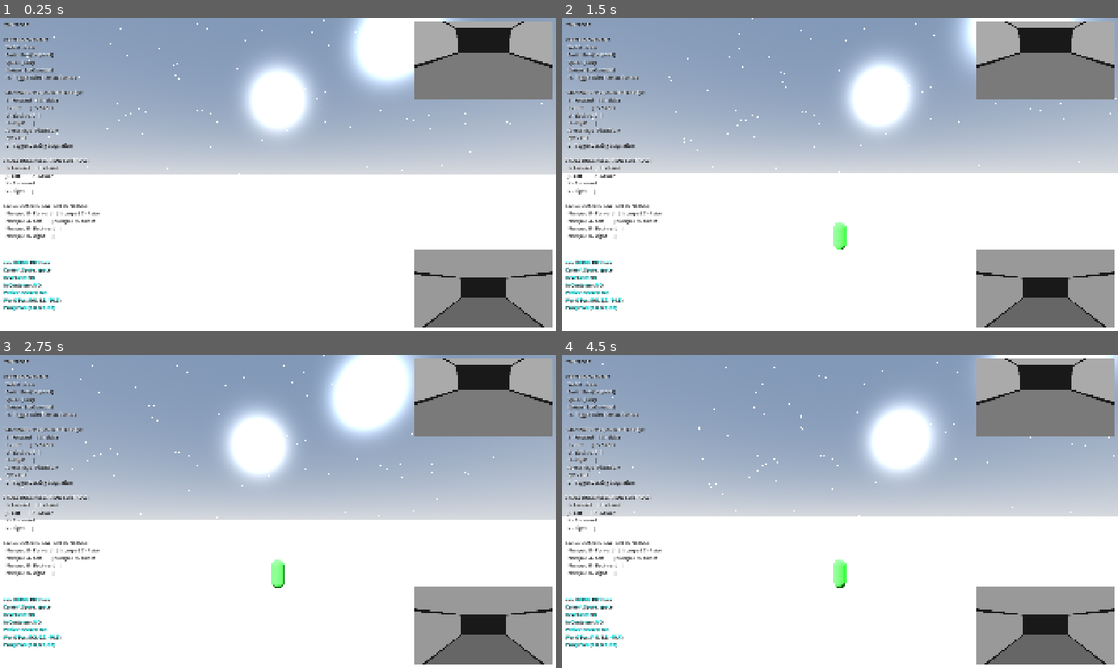
Above: before the commit, frames 1-4 (two rows, left to right).
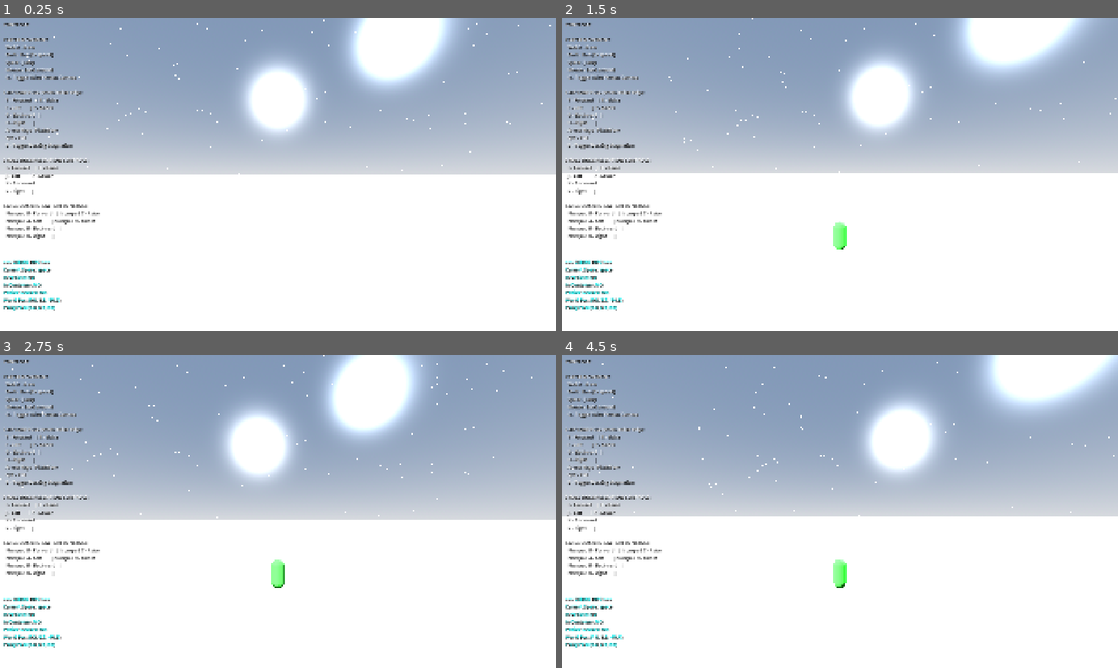
Above: after the commit, the same moments.

Repository: lmf-git/godotinteriortest
Game: Godot game, scene res://main.tscn
The game is run twice, just before and just after one commit, with the same random seed, the same clock (stepped at 60 frames per second) and the same inputs.
Inputs (mouse positions are in pixels of both pictures, inside the frame that each line leads up to):
- Up to frame 1 (0.25 s): no input
- Up to frame 2 (1.5 s): tap Enter at 0.5 s; move the mouse to (867, 174) at 0.52 s; hold Up (ui_up) from 0.53 s (still down); tap O at 0.6 s; tap Space (ui_accept) at 0.77 s; move the mouse to (812, 174) at 1.27 s; tap Shift at 1.35 s
- Up to frame 3 (2.75 s): keep holding Up (ui_up); tap Space (ui_accept) at 1.52 s; move the mouse to (289, 505) at 2.02 s; hold T from 2.03 s (still down)
- Up to frame 4 (4.5 s): keep holding Up (ui_up); move the mouse to (834, 517) at 2.77 s; release T at 2.78 s; tap G at 2.85 s; tap Space (ui_accept) at 3.02, 3.77 s; move the mouse to (878, 514) at 3.52 s; hold F 3.53-4.28 s; move the mouse to (795, 508) at 4.27 s; tap H at 4.35 s

The runs differ from the first frame. In frame 1, 12% of the frame differs, in the area x 74-100%, y 1-99%; in frame 2, 12%; in frame 3, 12%; in frame 4, 12%.

Commit message:
Improved detection zone

Diff:
--- a/dual_camera_view.gd
+++ b/dual_camera_view.gd
@@ -23,6 +23,8 @@
 # Display
 var external_rect: TextureRect
 var dock_interior_rect: TextureRect
+var external_panel: Panel  # Store reference to show/hide
+var dock_panel: Panel  # Store reference to show/hide
 
 var mouse_sensitivity: float = 0.002
 var base_rotation: Vector3 = Vector3.ZERO
@@ -336,7 +338,7 @@
 	external_style.border_width_top = 3
 	external_style.border_width_bottom = 3
 
-	var external_panel = Panel.new()
+	external_panel = Panel.new()
 	external_panel.name = "ExternalPIPPanel"
 	external_panel.add_theme_stylebox_override("panel", external_style)
 	canvas_layer.add_child(external_panel)
@@ -356,7 +358,7 @@
 	dock_style.border_width_top = 3
 	dock_style.border_width_bottom = 3
 
-	var dock_panel = Panel.new()
+	dock_panel = Panel.new()
 	dock_panel.name = "DockInteriorPIPPanel"
 	dock_panel.add_theme_stylebox_override("panel", dock_style)
 	canvas_layer.add_child(dock_panel)
@@ -385,7 +387,6 @@
 	external_rect.size = Vector2(pip_width, pip_height)
 	external_rect.position = Vector2.ZERO
 
-	var external_panel = external_rect.get_parent()
 	if external_panel:
 		external_panel.position = external_pos
 		external_panel.size = Vector2(pip_width, pip_height)
@@ -397,7 +398,6 @@
 	dock_interior_rect.size = Vector2(pip_width, pip_height)
 	dock_interior_rect.position = Vector2.ZERO
 
-	var dock_panel = dock_interior_rect.get_parent()
 	if dock_panel:
 		dock_panel.position = dock_pos
 		dock_panel.size = Vector2(pip_width, pip_height)
@@ -425,6 +425,7 @@
 	_update_external_camera()
 	_update_dock_interior_camera()
 	_update_proxy_character_visuals()
+	_update_pip_visibility()
 
 func _update_main_camera() -> void:
 	if not is_instance_valid(character):
@@ -660,14 +661,30 @@
 				# Get position directly from dock proxy body (in container local space)
 				var dock_transform: Transform3D = PhysicsServer3D.body_get_state(vehicle.dock_proxy_body, PhysicsServer3D.BODY_STATE_TRANSFORM)
 
-				# CRITICAL: Dock proxy body is in container local space (floor at y=-21)
-				# But station visual geometry is in proxy space (floor at y=-21 in relative coordinates)
-				# Need to adjust Y position by adding Y offset between container local and station proxy
-				# Container local floor: y=-21
-				# Station proxy floor: y=50
-				# Offset = 50 - (-21) = 71
+				# With recursive nesting, dock_transform is already in container's interior space
+				# which uses the same coordinate system as the visual geometry
+				# No Y offset needed
 				var station_proxy_pos = dock_transform.origin
-				station_proxy_pos.y += 71.0  # Adjust from container local Y to station proxy Y
 
 				station_vehicle_visual.position = station_proxy_pos
 				station_vehicle_visual.transform.basis = dock_transform.basis
+
+func _update_pip_visibility() -> void:
+	# Context-aware PIP camera visibility
+	if not is_instance_valid(character):
+		return
+
+	# Show/hide external PIP (ship exterior) based on player location
+	if external_panel:
+		# Show ship exterior when player is IN the ship
+		external_panel.visible = character.is_in_vehicle
+
+	# Show/hide dock PIP (container exterior) based on player/ship location
+	if dock_panel:
+		# Show container exterior when:
+		# 1. Player is IN container, OR
+		# 2. Ship is docked in container (even if player not in container/ship)
+		var show_container = character.is_in_container
+		if not show_container and is_instance_valid(vehicle):
+			show_container = vehicle.is_docked
+		dock_panel.visible = show_container
--- a/game_manager.gd
+++ b/game_manager.gd
@@ -705,15 +705,15 @@
 			var local_pos = container_transform.basis.inverse() * relative_pos
 
 			# Container is rotated 180° like the ship, 5x ship size
-			# Container size_scale = 15.0: floor at y=-21, entrance at z=+75
-			# Opening dimensions: X: ±45, Y: -21 to +21
-			# Detect entrance ONLY when player is actually on the floor, not at the edge
-			# Container proxy floor extends from z=-75 to z=+75 in proxy space
-			# Pull back detection to z=70 so player has stepped onto floor before transition
+			# Container size_scale = 15.0: floor at y=-21.0, entrance at z=+75
+			# Opening dimensions: X: ±45, Y: -21 to +21 (height 42 units)
+			# Ship Y range: abs(y) < 4.5 (±4.5 from center, 9 units total)
+			# Container Y range: ±22.5 from center (45 units total, proportional to ship)
+			# Allow detection from ground level (y≈-22) to ceiling
 			var at_container_entrance = (
 				abs(local_pos.x) < 45.0 and
-				local_pos.y > -23.0 and local_pos.y < 23.0 and
-				local_pos.z > 65.0 and local_pos.z < 70.0  # Only detect when well inside, not at edge
+				local_pos.y > -23.0 and local_pos.y < 23.0 and  # Full opening height
+				local_pos.z > 74.0 and local_pos.z < 75.0
 			)
 
 			# CRITICAL: Only trigger if player is in world space (not in vehicle or container)
@@ -729,11 +729,21 @@
 
 				# With recursive nesting, local_pos is already in container's coordinate system
 				# Container's interior space uses the same coordinate system as the exterior
-				var proxy_pos = local_pos
+				# CRITICAL: Ensure player is placed AT floor level, not below it
+				# Container floor is at y=-21.0, player capsule height is 1.4, so center should be at y=-20.3
+				var size_scale = 3.0 * vehicle_container_small.size_multiplier
+				var container_floor_y = -1.4 * size_scale  # -21.0
+				var player_center_y = container_floor_y + 0.7  # Player capsule center at floor level
+
+				var proxy_pos = Vector3(
+					local_pos.x,
+					max(local_pos.y, player_center_y),  # Don't spawn below floor
+					local_pos.z
+				)
 
 				print("[TRANSITION] Player entering container from world")
 				print("  Container local pos: ", local_pos)
-				print("  Proxy pos: ", proxy_pos)
+				print("  Proxy pos (adjusted): ", proxy_pos)
 
 				# Set proxy_body's space to container's interior space
 				PhysicsServer3D.body_set_space(character.proxy_body, vehicle_container_small.get_interior_space())
